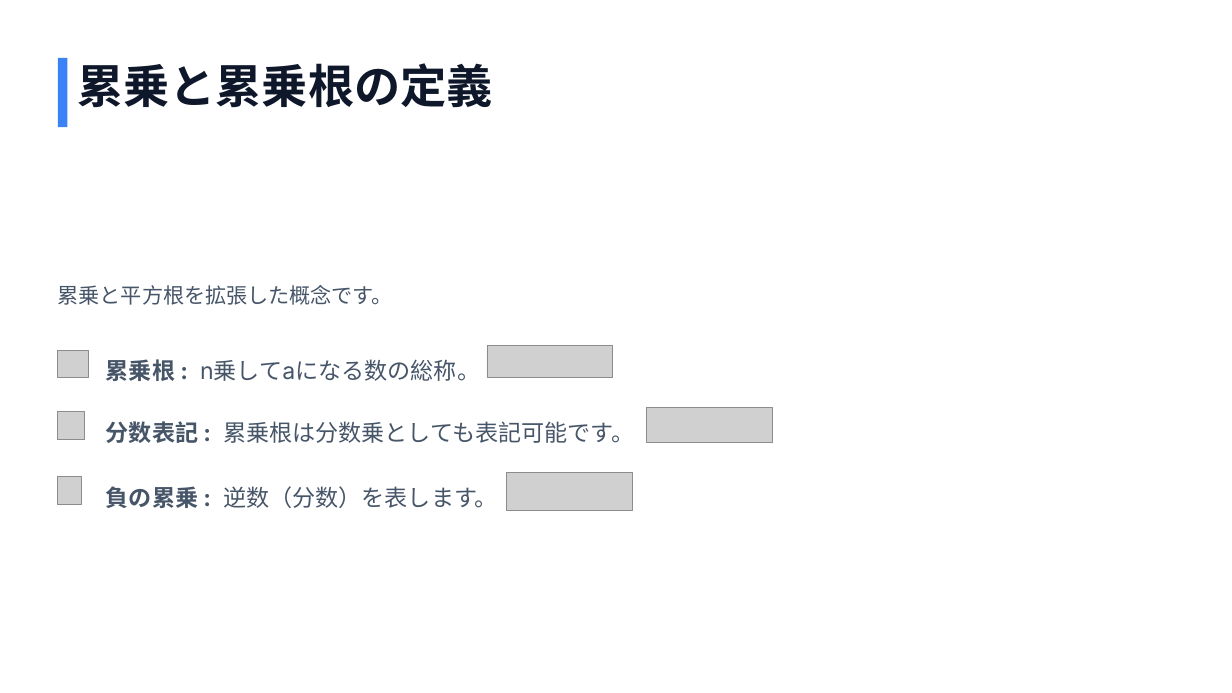
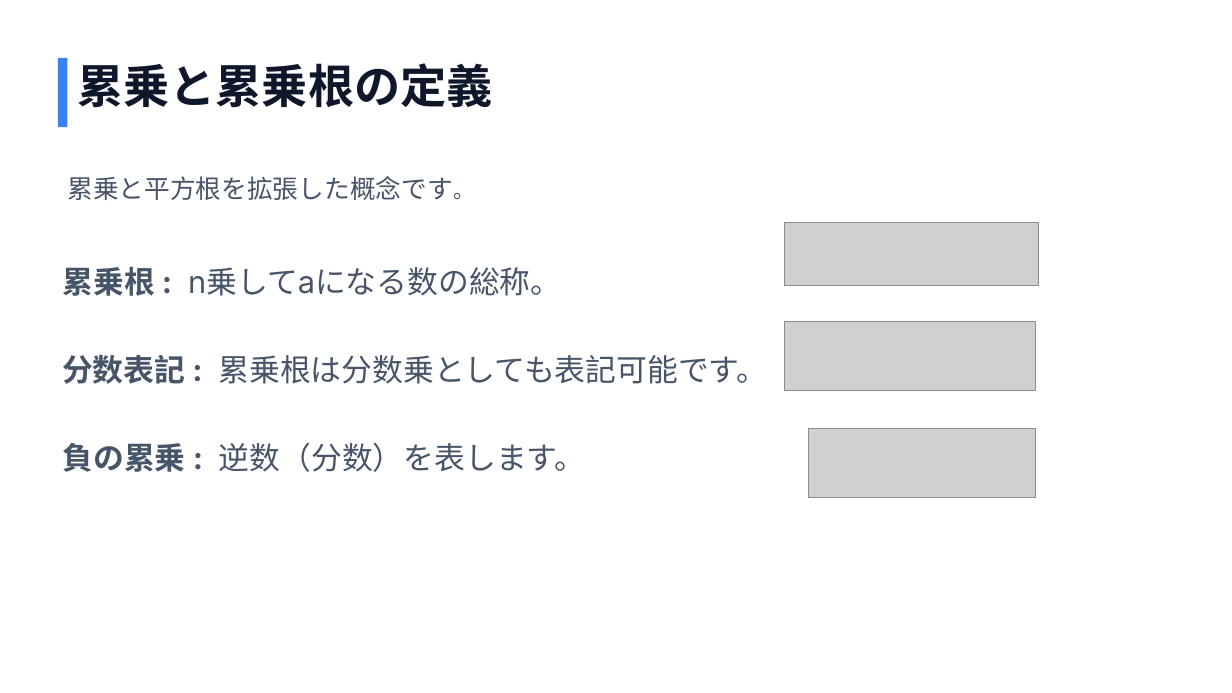
Before and after one commit to asohiroto/GameMath, a slide deck: slide 19 of 01.数学基礎/01.数学基礎.pptx (slide 12 before the commit). Drawn at 1232x693 pixels with LibreOffice and Linux fonts; fonts in the diff are those of the drawing; grey boxes stand for pictures. Boxes give left, top, right and bottom in pixels: in the first picture for what was removed or moved away, otherwise in the second. Text is boxed around its words. In the diff, an @@ line names an element or a change of style, - is before the commit and + after.

```diff
--- a/01.数学基礎/01.数学基礎.pptx
+++ b/01.数学基礎/01.数学基礎.pptx
@@ text "累乗と平方根を拡張した概念です。": place and size @@
-text "累乗と平方根を拡張した概念です。" at (58, 285, 393, 305)
+text "累乗と平方根を拡張した概念です。" at (67, 176, 474, 200)
@@ text "累乗と平方根を拡張した概念です。" at (67, 176, 474, 200): size 16.5 to 20 pt @@
@@ picture: place and size @@
-picture at (487, 346, 613, 377)
+picture at (785, 222, 1038, 286)
@@ size 18 to 24 pt in 3 elements at (62, 355, 768, 384), (63, 443, 586, 472), (63, 267, 561, 296) @@
@@ text "累乗根 : n乗してaになる数の総称。": place and size @@
-text "累乗根 : n乗してaになる数の総称。" at (106, 359, 480, 381)
+text "累乗根 : n乗してaになる数の総称。" at (63, 267, 561, 296)
@@ picture: place and size @@
-picture at (647, 408, 773, 442)
+picture at (785, 322, 1036, 391)
@@ picture removed at (57, 350, 88, 378) @@
@@ text "分数表記 : 累乗根は分数乗としても表記可能です。": place and size @@
-text "分数表記 : 累乗根は分数乗としても表記可能です。" at (106, 421, 635, 443)
+text "分数表記 : 累乗根は分数乗としても表記可能です。" at (62, 355, 768, 384)
@@ picture removed at (57, 412, 84, 440) @@
@@ text "負の累乗 : 逆数（分数）を表します。": place and size @@
-text "負の累乗 : 逆数（分数）を表します。" at (106, 486, 498, 508)
+text "負の累乗 : 逆数（分数）を表します。" at (63, 443, 586, 472)
@@ picture: place and size @@
-picture at (506, 472, 632, 511)
+picture at (809, 428, 1036, 497)
@@ picture removed at (57, 477, 81, 505) @@
```
Also in this commit, not shown: 3 other slides changed, 7 slides added, 2 other files.
